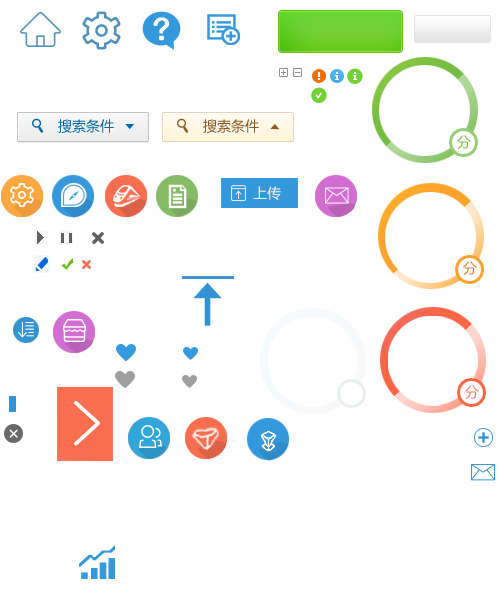
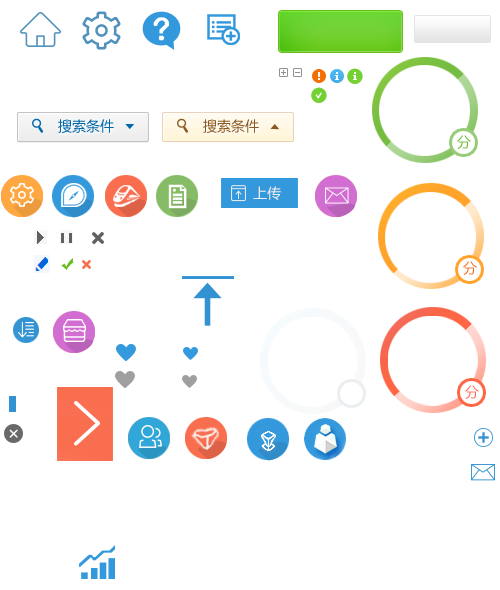
Layered file, before and after one edit (500 × 590). Changes by layer:
added group "组 1" with 2 layers above "黑白 1" over [314, 424, 337, 454]
added layer "TB1mL99KXXXXXXqXVXXXXXXXXXX-115-50" in group "组 1" over [314, 424, 337, 454]
added layer "图层 3" above "yunyin" over [304, 418, 346, 460]
